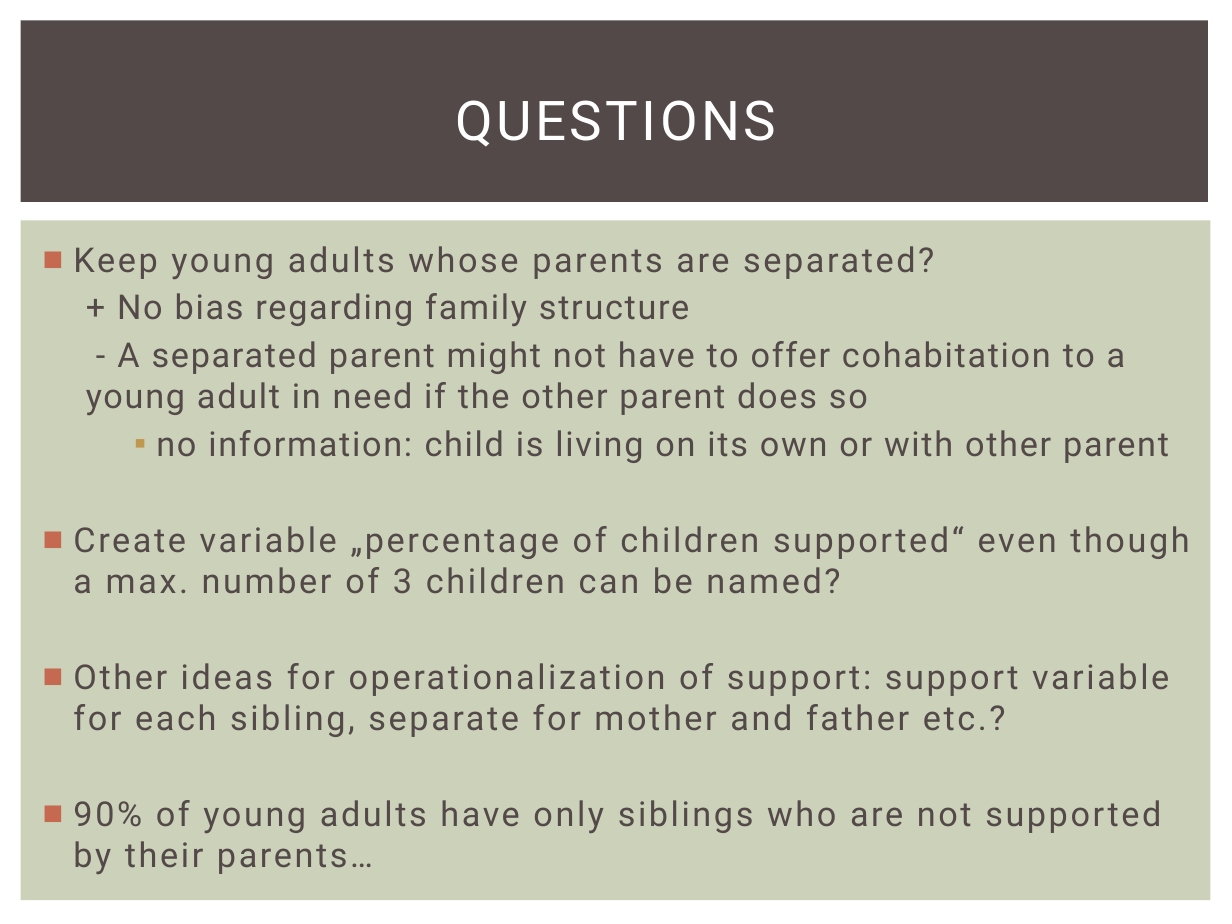
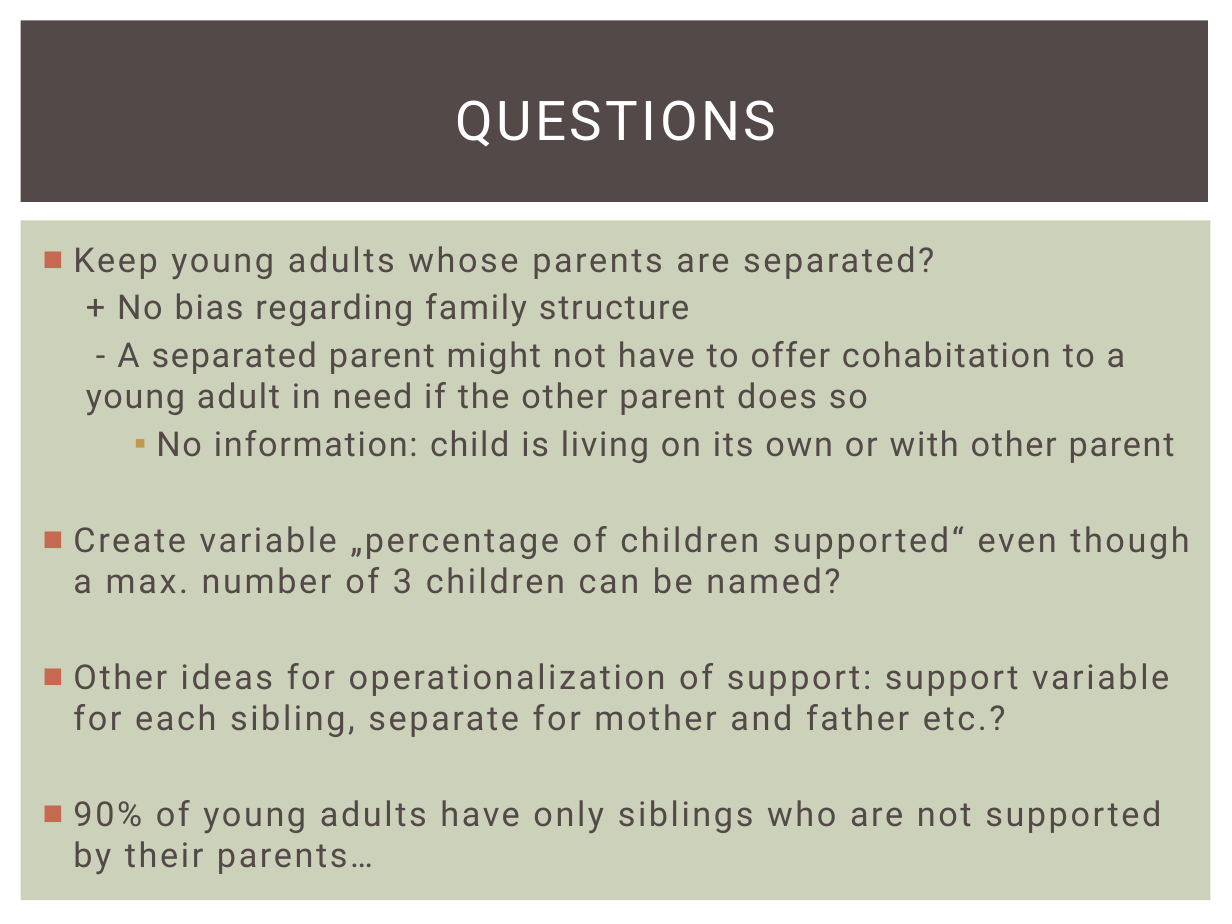
Before and after one commit to Drs-Jusy-Fischges/Solidaritaet, a slide deck: slide 13 of Poster & Präsis/Coll_Tubi.pptx. Drawn at 1232x924 pixels with LibreOffice and Linux fonts; fonts in the diff are those of the drawing. Boxes give left, top, right and bottom in pixels: in the first picture for what was removed or moved away, otherwise in the second. Text is boxed around its words. In the diff, an @@ line names an element or a change of style, - is before the commit and + after.

```diff
--- a/Poster & Präsis/Coll_Tubi.pptx
+++ b/Poster & Präsis/Coll_Tubi.pptx
@@ text at box(156, 430, 1175, 463): text changed @@
-  ▪ no information: child is living on its own or with other parent
+  ▪ No information: child is living on its own or with other parent
```
Also in this commit, not shown: 6 other slides changed.
